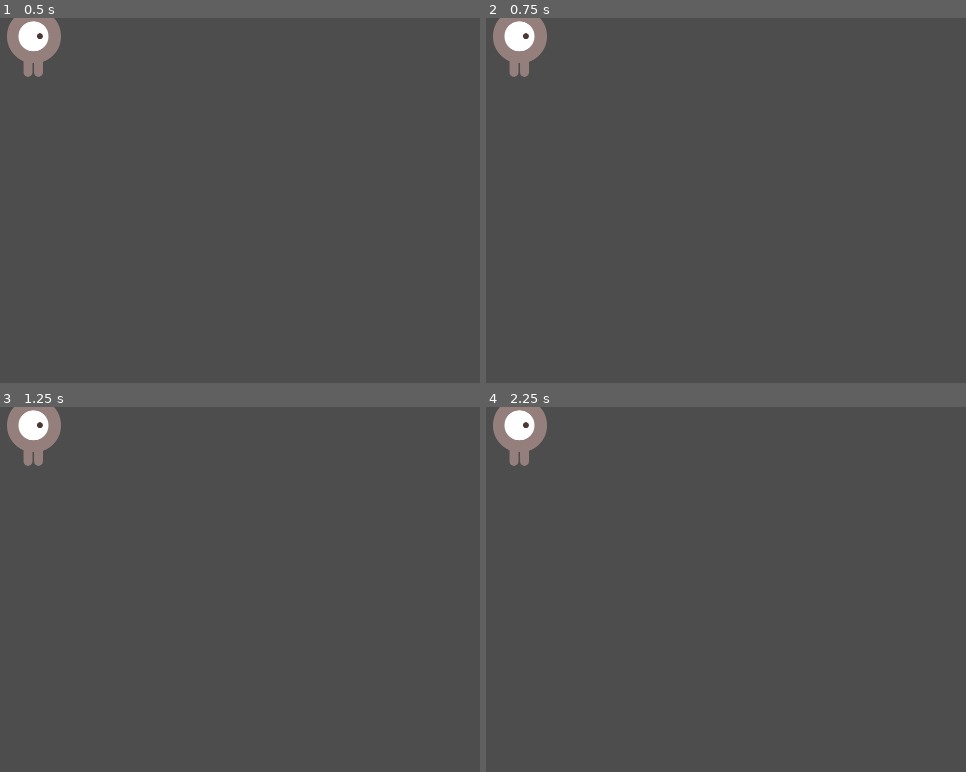
Above: before the commit, frames 1-4 (two rows, left to right).
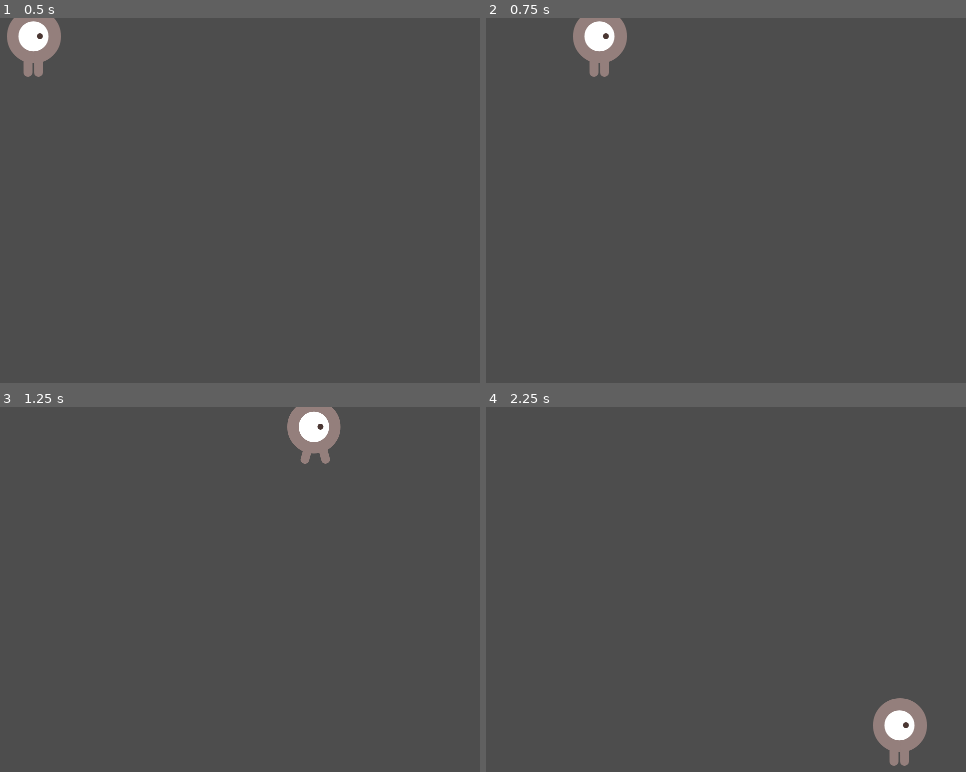
Above: after the commit, the same moments.

Repository: ReeceRenninger/Godot-GitPractice
Game: Godot game, scene res://player.tscn
The game is run twice, just before and just after one commit, with the same random seed, the same clock (stepped at 60 frames per second) and the same inputs. The project has no main scene, so this scene is started directly.
Inputs:
- Up to frame 1 (0.5 s): no input
- Up to frame 2 (0.75 s): tap Enter at 0.5 s; hold Right (move_right, bound only after the commit) from 0.53 s (still down)
- Up to frame 3 (1.25 s): keep holding Right (move_right, bound only after the commit)
- Up to frame 4 (2.25 s): release Right (move_right, bound only after the commit) at 1.28 s; hold Down (move_down, bound only after the commit) 1.28-2.03 s; hold Right (move_right, bound only after the commit) from 2.03 s (still down)

Frame 1 is identical in both runs. In frame 2, 2.6% of the frame differs, in the area x 1-30%, y 0-17%; in frame 3, 2.6%; in frame 4, 2.8%, in the area x 1-92%, y 0-99%.

Commit message:
player movement working using arrow keys or WASD

Diff:
--- a/player.gd
+++ b/player.gd
@@ -9,5 +9,26 @@
 
 
 # Called every frame. 'delta' is the elapsed time since the previous frame.
+# check for input, move in the given direction, play the appropriate animation
 func _process(delta):
-	pass
+	# zero out our velocity first
+	var velocity =  Vector2.ZERO # player movement vector
+	if Input.is_action_pressed("move_right"):
+		velocity.x += 1
+	if Input.is_action_pressed("move_left"):
+		velocity.x -= 1
+	if Input.is_action_pressed("move_down"):
+		velocity.y += 1
+	if Input.is_action_pressed("move_up"):
+		velocity.y -= 1
+	if velocity.length() > 0:
+		velocity = velocity.normalized() * speed # normalizes diagonal movement so the speeds aren't doubled together from 2 key presses
+	# $ is shorthand for get_node(), so the below code is the same as get_node("AnimatedSprite2D").play()
+	# $ in GDScript reutrns the node at the relative path form the CURRENT node or reutrns null if node is not found
+		$AnimatedSprite2D.play() # if player is moving, play animation
+	else:
+		$AnimatedSprite2D.stop() # if player is NOT moving, stop animation
+
+	# clamping to prevent the sprite from exiting screen
+	position += velocity * delta # delta here refers to the frame length, the amount of time that the previous frame took to complete, keeps movement consistent even in frame changes
+	position = position.clamp(Vector2.ZERO, screen_size) # global variable of screen size used to keep spirte in bounds
--- a/project.godot
+++ b/project.godot
@@ -19,3 +19,30 @@
 window/size/viewport_width=480
 window/size/viewport_height=720
 window/stretch/mode="canvas_items"
+
+[input]
+
+move_right={
+"deadzone": 0.5,
+"events": [Object(InputEventKey,"resource_local_to_scene":false,"resource_name":"","device":0,"window_id":0,"alt_pressed":false,"shift_pressed":false,"ctrl_pressed":false,"meta_pressed":false,"pressed":false,"keycode":0,"physical_keycode":4194321,"key_label":0,"unicode":0,"echo":false,"script":null)
+, Object(InputEventKey,"resource_local_to_scene":false,"resource_name":"","device":0,"window_id":0,"alt_pressed":false,"shift_pressed":false,"ctrl_pressed":false,"meta_pressed":false,"pressed":false,"keycode":0,"physical_keycode":68,"key_label":0,"unicode":0,"echo":false,"script":null)
+]
+}
+move_left={
+"deadzone": 0.5,
+"events": [Object(InputEventKey,"resource_local_to_scene":false,"resource_name":"","device":0,"window_id":0,"alt_pressed":false,"shift_pressed":false,"ctrl_pressed":false,"meta_pressed":false,"pressed":false,"keycode":0,"physical_keycode":4194319,"key_label":0,"unicode":0,"echo":false,"script":null)
+, Object(InputEventKey,"resource_local_to_scene":false,"resource_name":"","device":0,"window_id":0,"alt_pressed":false,"shift_pressed":false,"ctrl_pressed":false,"meta_pressed":false,"pressed":false,"keycode":0,"physical_keycode":65,"key_label":0,"unicode":0,"echo":false,"script":null)
+]
+}
+move_down={
+"deadzone": 0.5,
+"events": [Object(InputEventKey,"resource_local_to_scene":false,"resource_name":"","device":0,"window_id":0,"alt_pressed":false,"shift_pressed":false,"ctrl_pressed":false,"meta_pressed":false,"pressed":false,"keycode":0,"physical_keycode":4194322,"key_label":0,"unicode":0,"echo":false,"script":null)
+, Object(InputEventKey,"resource_local_to_scene":false,"resource_name":"","device":-1,"window_id":0,"alt_pressed":false,"shift_pressed":false,"ctrl_pressed":false,"meta_pressed":false,"pressed":false,"keycode":0,"physical_keycode":83,"key_label":0,"unicode":115,"echo":false,"script":null)
+]
+}
+move_up={
+"deadzone": 0.5,
+"events": [Object(InputEventKey,"resource_local_to_scene":false,"resource_name":"","device":0,"window_id":0,"alt_pressed":false,"shift_pressed":false,"ctrl_pressed":false,"meta_pressed":false,"pressed":false,"keycode":0,"physical_keycode":4194320,"key_label":0,"unicode":0,"echo":false,"script":null)
+, Object(InputEventKey,"resource_local_to_scene":false,"resource_name":"","device":-1,"window_id":0,"alt_pressed":false,"shift_pressed":false,"ctrl_pressed":false,"meta_pressed":false,"pressed":false,"keycode":0,"physical_keycode":87,"key_label":0,"unicode":119,"echo":false,"script":null)
+]
+}
